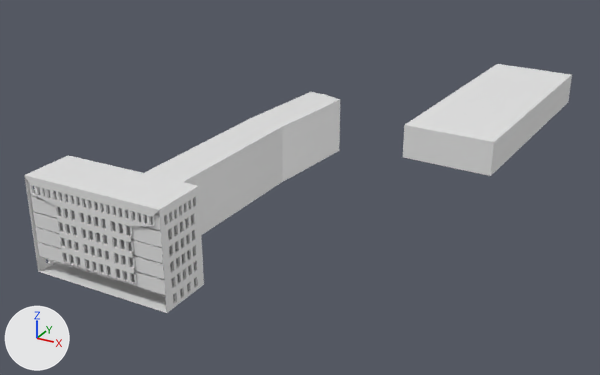
Before and after pictures for a commit that changed the Blender file blender/dev/3d/edit/hauptgebaeude/hauptgebaeude_v0.3.blend.
Camera for both pictures: a camera (50 mm lens) standing at (110.0, -116.4, 89.7) and looking at (7.3, 70.3, -3.6). The axes (+X, +Y, +Z) are drawn at lower left. The lights are the same throughout.

The first picture shows 'Bibliothek', 'Hauptgebaeude'.
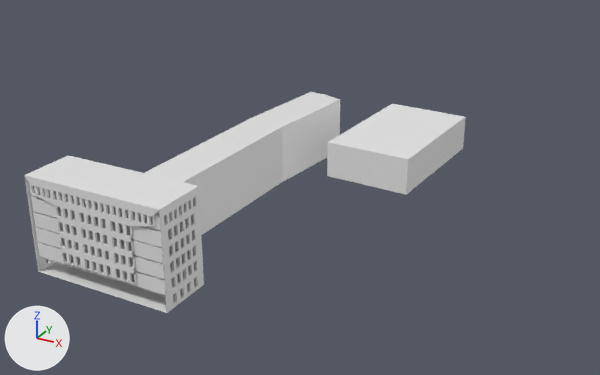
Changed parts and their boxes (x1, y1, x2, y2) in the pictures (600 x 375 px):
'Bibliothek', moved, rescaled (18% narrower, 19% shorter): before (403, 64, 572, 176); after (327, 104, 466, 194)

What the commit changed:
Object 'Bibliothek' (ob_bibliothek) moves from (42.4, 135.1, 5.0) to (27.1, 93.0, 5.0).
Object 'Bibliothek' (ob_bibliothek) is rescaled from (13.4, 39.0, 5.0) to (12.0, 20.0, 5.0).
